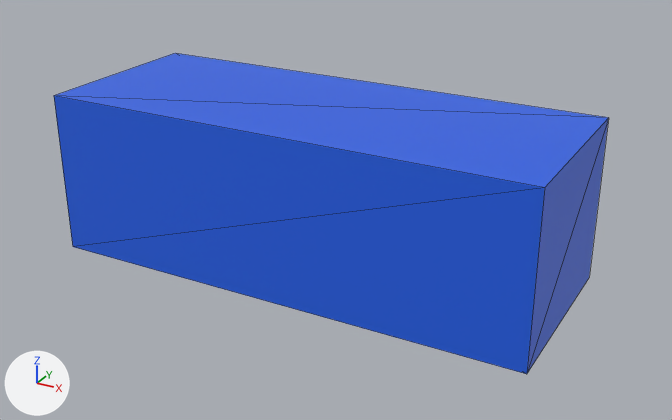
Before and after pictures for a commit that changed the glTF model public/models/products/groceries/biscuits-pack.glb.
Camera for both pictures: a 50 mm camera at (0.153, -0.268, 0.156) aimed at (0.006, -0.001, 0.023). Every picture has the same lights, and +X, +Y and +Z are marked at lower left. The picture after the commit comes second. Mesh edges are drawn as thin lines. Where no turn or scale is listed for an object, it has been applied to the vertices. Vertices at exactly the same position are counted once.

In view in the first picture: 'Biscuits_Wrap'.
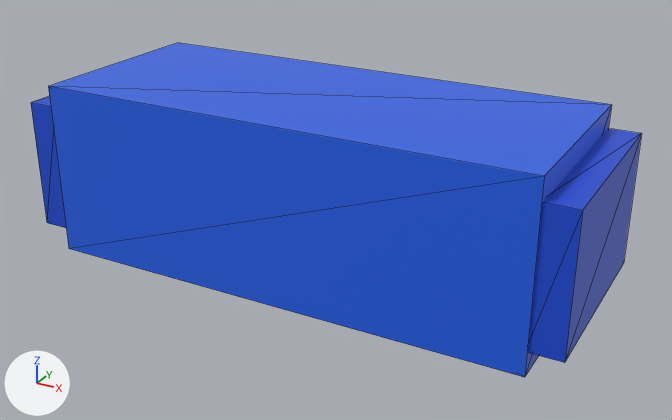
The change, as JSON lines over the scene's bpy script:
```json
{"op": "add", "block": "mat_biscuitedge", "code": ["mat_biscuitedge = principled_material('BiscuitEdge')", "mat_biscuitedge.base_color = (0.0123, 0.0762, 0.687)  # blue #1d4ed8", "mat_biscuitedge.metallic = 0.05", "mat_biscuitedge.roughness = 0.4"]}
{"block": "me_biscuits_wrap_mesh", "where": "# used by ob_biscuits_wrap; location = (0.0, 0.0, 0.03)"}
{"op": "remove", "block": "me_biscuits_wrap_mesh", "code": "me_biscuits_wrap_mesh.from_pydata(...)  # 8 vertices, 12 faces; spans x -0.09..0.09, y -0.035..0.035, z -0.03..0.03"}
{"op": "add", "block": "me_biscuits_wrap_mesh", "code": "me_biscuits_wrap_mesh.from_pydata(...)  # 8 vertices, 12 faces; spans x -0.09..0.09, y -0.037..0.037, z -0.032..0.032"}
{"block": "me_biscuits_wrap_mesh", "change": "me_biscuits_wrap_mesh part 1: the whole mesh is scaled about its middle by (1, 1.06, 1.07)"}
{"op": "add", "block": "me_crimp_r_mesh", "code": ["me_crimp_r_mesh = bpy.data.meshes.new('Crimp_R_Mesh')", "me_crimp_r_mesh.from_pydata(...)  # a box spanning x -0.006..0.006, y -0.036..0.036, z -0.024..0.024", "me_crimp_r_mesh.materials.append(mat_biscuitedge)  # blue #1d4ed8"]}
{"op": "set", "path": "ob_biscuits_wrap.location", "old": "(0.0, 0.0, 0.03)", "new": "(0.0, 0.0, 0.032)"}
{"op": "add", "block": "ob_crimp_r", "code": ["ob_crimp_r = bpy.data.objects.new('Crimp_R', me_crimp_r_mesh)", "ob_crimp_r.location = (0.095, 0.0, 0.032)"]}
{"op": "add", "block": "ob_crimp_l", "code": ["ob_crimp_l = bpy.data.objects.new('Crimp_L', me_crimp_r_mesh.copy())", "ob_crimp_l.location = (-0.095, 0.0, 0.032)"]}
```

Boxes (x1, y1, x2, y2) around the edits, measured in the pictures (672 x 420 px):
```json
{"object": "Biscuits_Wrap", "change": "rescaled", "before": [54, 53, 609, 374], "after": [48, 43, 611, 377]}
{"object": "Crimp_R", "change": "added", "after": [528, 128, 642, 363], "on screen": "blue"}
{"object": "Crimp_L", "change": "added", "after": [31, 96, 66, 228], "on screen": "blue"}
```
